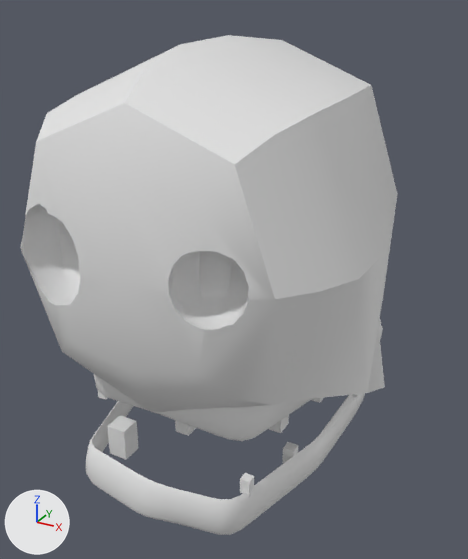
The Blender file Arte/Esqueleto Enemigo.blend, before and after one commit.
Camera for both pictures: a camera (50 mm lens) standing at (4.636, -2.134, 4.52) and looking at (3.93, -0.851, 3.878). Arrows for +X, +Y and +Z are at lower left; the lights stay in place. The same objects are shown in both versions, whatever each file hides.

Script lines for the objects in view, before the commit:
```python
me_plane = bpy.data.meshes.new('Plane')
me_plane.from_pydata(...)  # 1562 vertices, 1513 faces; spans x -0.329..0.339, y -0.067..0.775, z 0.054..0.932
me_plane.polygons.foreach_set('use_smooth', [True] * 1513)
me_plane.materials.append(None)
ob_craneo = bpy.data.objects.new('Craneo', me_plane)
ob_craneo.location = (4.006, -1.329, 3.519)
```
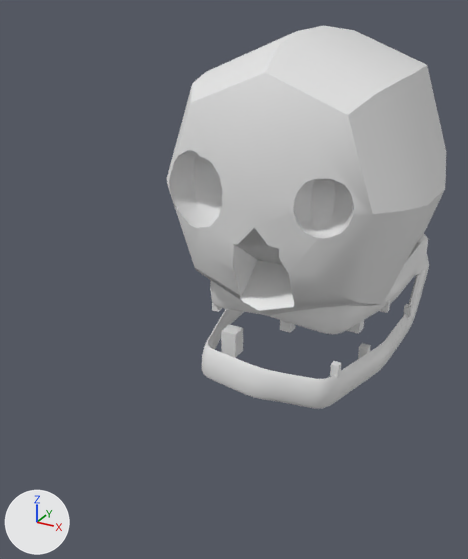
Where the change shows, as pixel boxes [x1, y1, x2, y2] in the pictures (468 x 559 px; the box of a moved part takes in the faces that stretch with it):
'Craneo', reshaped, moved (26% narrower, 23% shorter): before [20, 35, 397, 535]; after [167, 26, 446, 409]
part 1 of me_plane, moved or reshaped: before [58, 201, 397, 412]; after [195, 190, 444, 318]

What changed in the scene script:
```text
Change me_plane:
    used by ob_craneo; location = (4.006, -1.329, 3.519)
    remove me_plane.from_pydata(...)  # 1562 vertices, 1513 faces; spans x -0.329..0.339, y -0.067..0.775, z 0.054..0.932
    add me_plane.from_pydata(...)  # 1571 vertices, 1514 faces; spans x -0.329..0.339, y -0.075..0.775, z 0.054..0.932
    me_plane part 1
    13 vertices are removed from x -0.16..0.334, y -0.055..0.727, z 0.194..0.451
    30 faces are deleted
    22 vertices are added at x -0.186..0.203, y -0.075..0.762, z 0.177..0.53
    31 new faces join them
Change ob_craneo:
    ob_craneo.location: (4.006, -1.329, 3.519) -> (4.006, -0.857, 3.519)
```
